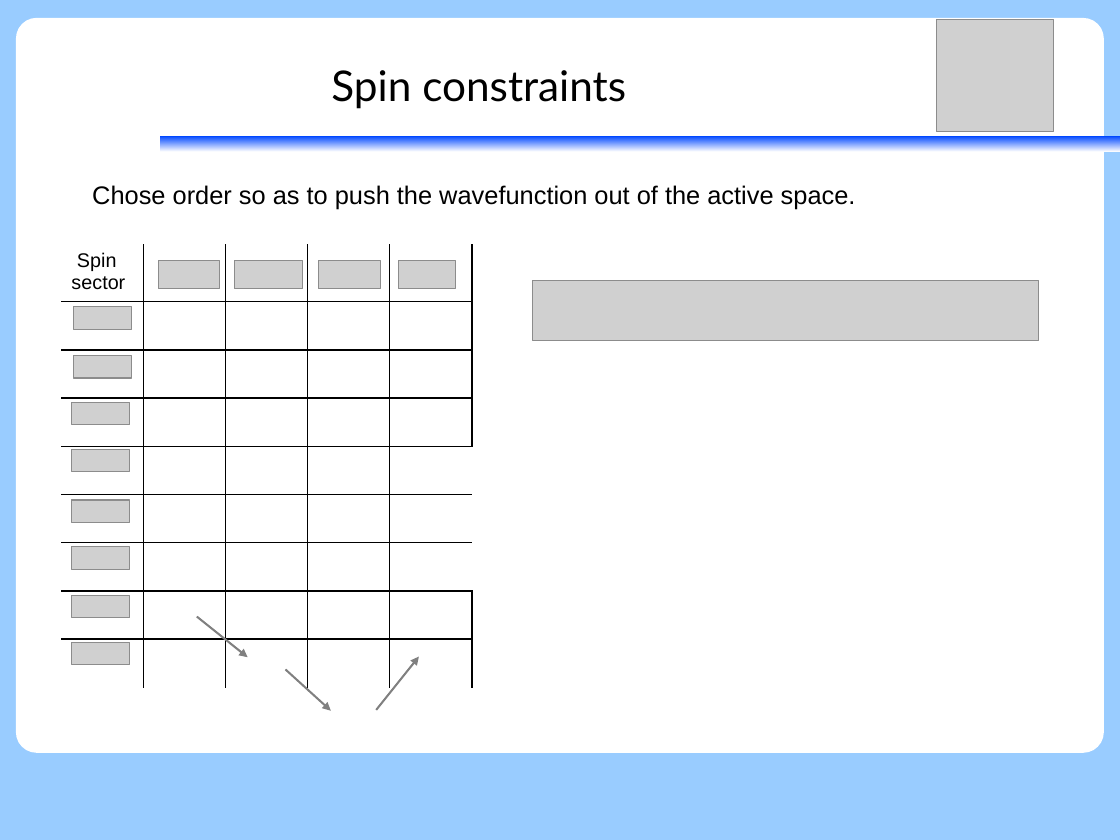
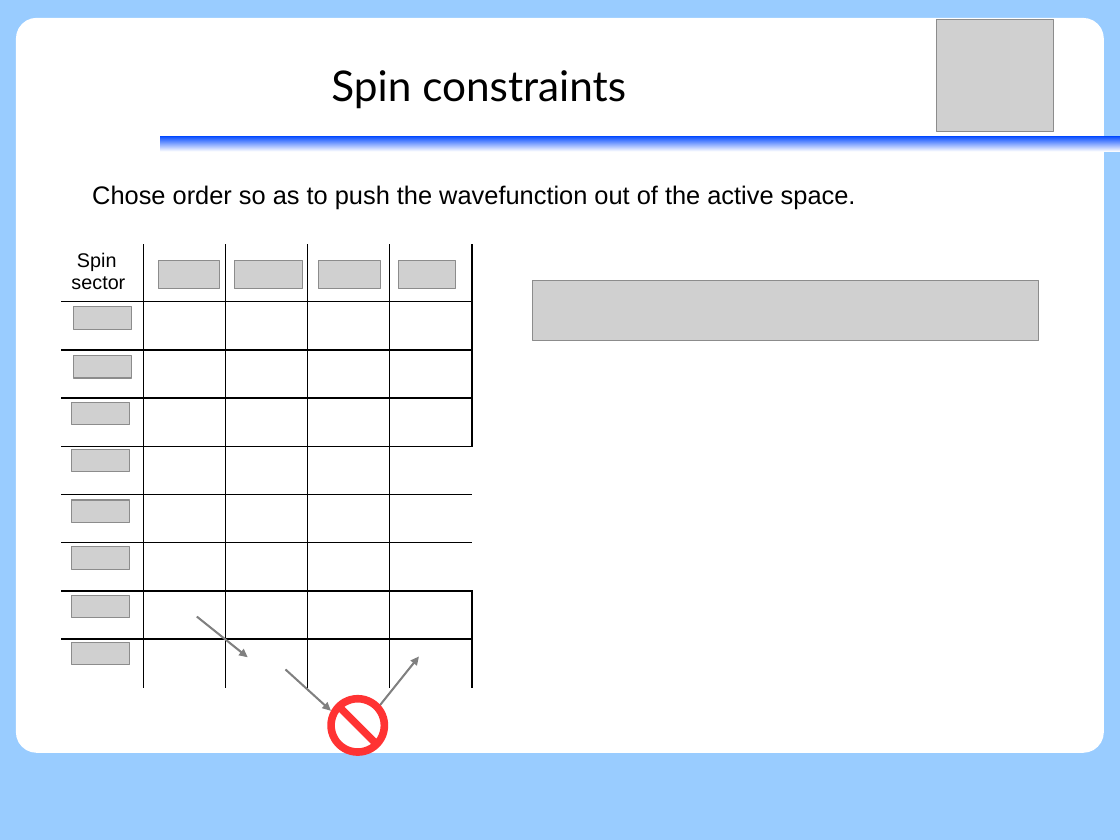
Before and after one commit to peterjohncherry/Presentations-etc, a slide deck: slide 23 of TGROUP_20180313/pjc_theory_group_presentation_part2_V2.odp (slide 19 before the commit). Drawn at 1120x840 pixels with LibreOffice and Linux fonts; fonts in the diff are those of the drawing; grey boxes stand for pictures. Boxes give left, top, right and bottom in pixels: in the first picture for what was removed or moved away, otherwise in the second. Text is boxed around its words. In the diff, an @@ line names an element or a change of style, - is before the commit and + after.

```diff
--- a/TGROUP_20180313/pjc_theory_group_presentation_part2_V2.odp
+++ b/TGROUP_20180313/pjc_theory_group_presentation_part2_V2.odp
@@ no-entry sign added at (327, 695, 388, 756), fill #FF3333 @@
```
Also in this commit, not shown: 7 other slides changed, 10 slides added, 7 slides removed, 1 other file.
